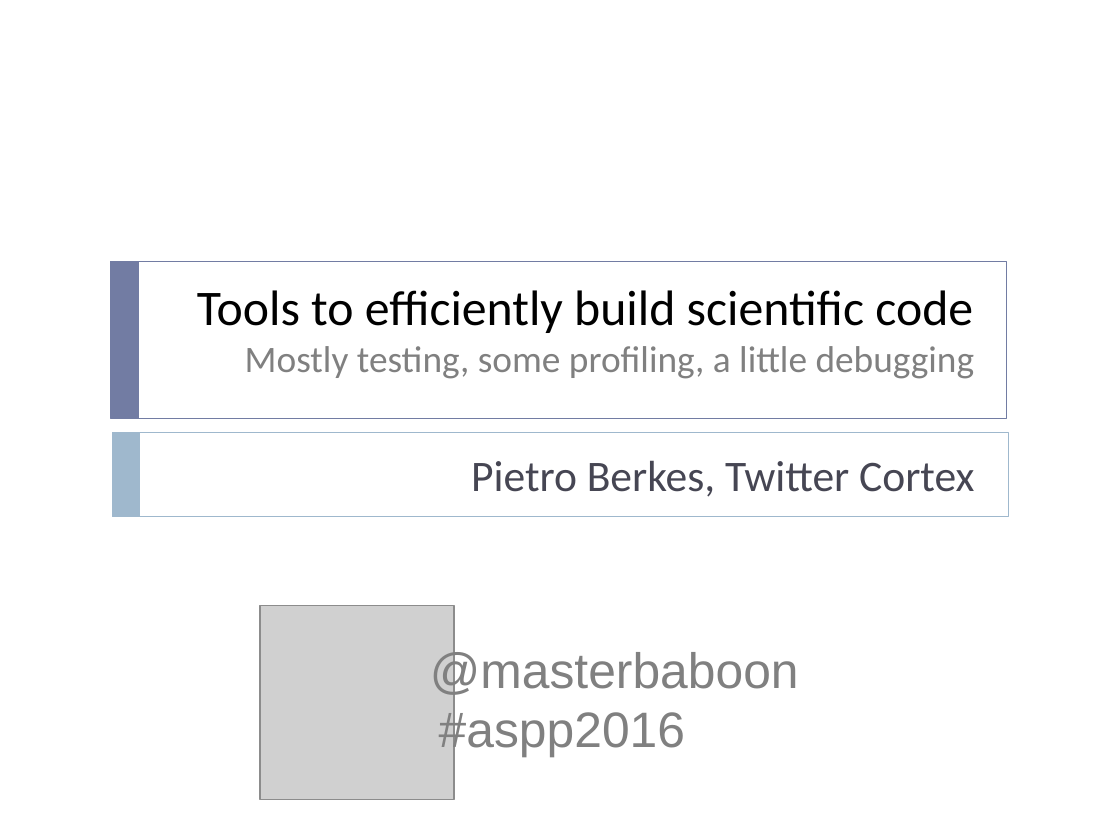
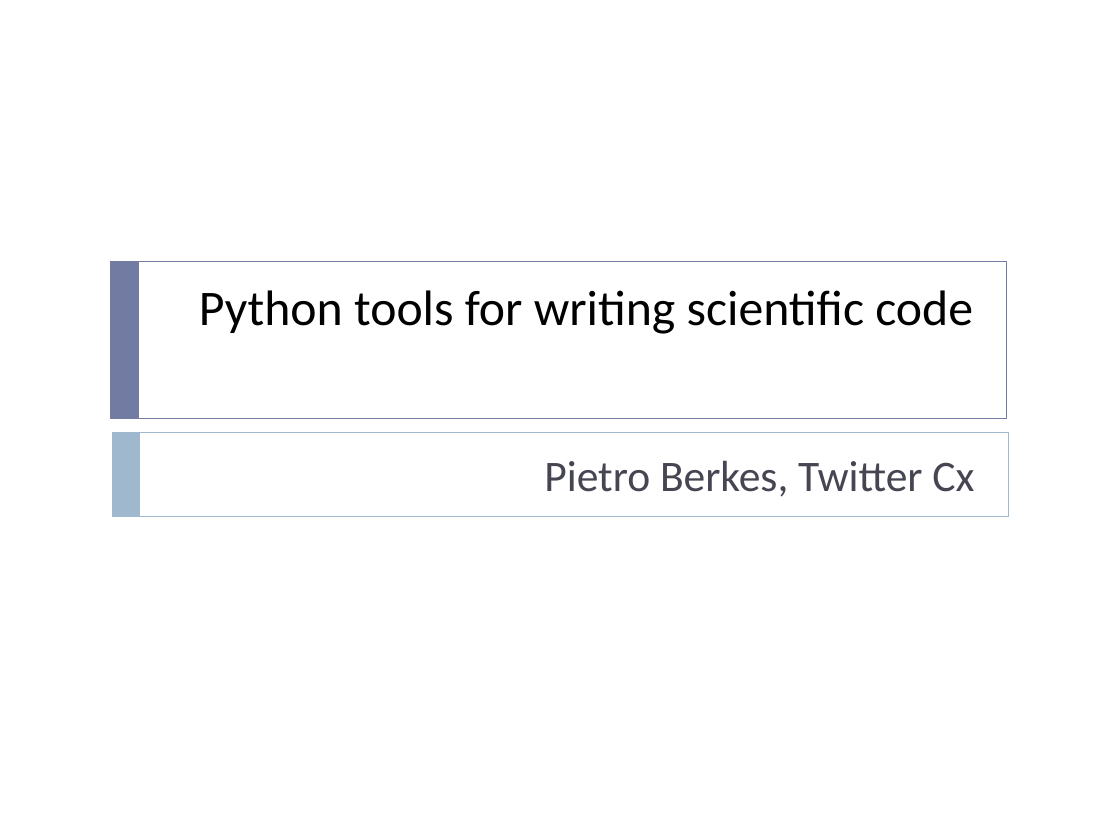
Before and after one commit to ASPP/testing_debugging_profiling, a slide deck: slide 1 of testing-debugging-profiling.pptx. Drawn at 1120x840 pixels with LibreOffice and Linux fonts; fonts in the diff are those of the drawing; grey boxes stand for pictures. Boxes give left, top, right and bottom in pixels: in the first picture for what was removed or moved away, otherwise in the second. Text is boxed around its words. In the diff, an @@ line names an element or a change of style, - is before the commit and + after.

```diff
--- a/testing-debugging-profiling.pptx
+++ b/testing-debugging-profiling.pptx
@@ title at (199, 290, 973, 334): text changed; size 24 to 32 pt; text colour #808080 to #000000 @@
-Tools to efficiently build scientific code
-Mostly testing, some profiling, a little debugging
+Python tools for writing scientific code
@@ subtitle at (544, 460, 974, 497): text changed @@
-Pietro Berkes, Twitter Cortex
+Pietro Berkes, Twitter Cx
@@ picture removed at (260, 605, 454, 799) @@
@@ text removed at (430, 648, 799, 698) @@
-@masterbaboon
@@ text removed at (439, 708, 685, 758) @@
-#aspp2016
```
Also in this commit, not shown: 64 other slides changed, 25 slides added, 11 slides removed.
